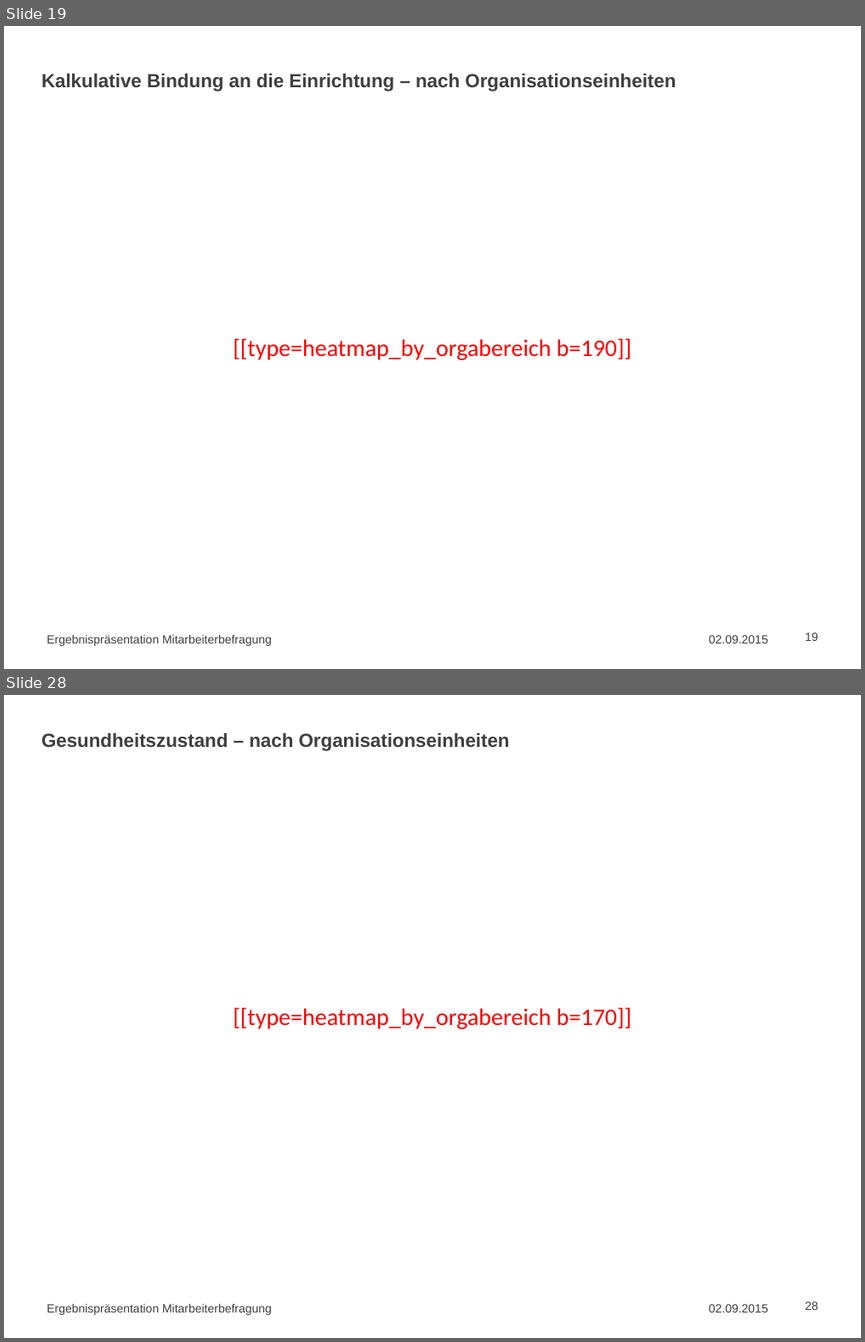
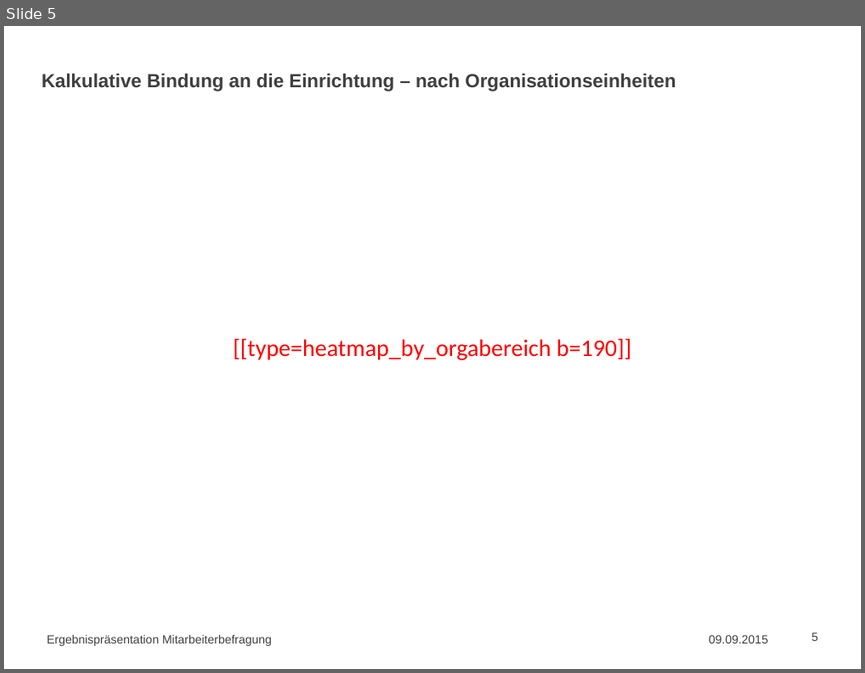
Before and after one commit to markheckmann/R2PPTaddons, a slide deck: dev/template.pptx. Shown one above the other, each under a label of ours: slides 19 and 28 before the commit, slide 5 after it; the slides between them are not shown. The pictures are 865x1342 and 865x673 pixels, drawn with LibreOffice and Linux fonts; fonts in the diff are those of the drawing. Boxes give left, top, right and bottom in pixels: in the first picture for what was removed or moved away, otherwise in the second. Text is boxed around its words. In the diff, an @@ line names an element or a change of style, - is before the commit and + after.

```diff
--- a/dev/template.pptx
+++ b/dev/template.pptx
@@ slide 28 removed at box(4, 695, 861, 1338), background #FFFFFF @@
@@ title removed at box(41, 732, 510, 751) @@
-Gesundheitszustand – nach Organisationseinheiten
@@ text removed at box(233, 1007, 631, 1029) @@
-[[type=heatmap_by_orgabereich b=170]]
@@ text removed at box(46, 1304, 272, 1315) @@
-Ergebnispräsentation Mitarbeiterbefragung
@@ text removed at box(709, 1304, 768, 1312) @@
-02.09.2015
@@ page number removed at box(805, 1301, 818, 1310) @@
-28
@@ what was slide 19 is now slide 5 @@
@@ slide 5 changed as well @@
@@ text at box(709, 635, 768, 643): text changed @@
-02.09.2015
+09.09.2015
@@ page number at box(812, 632, 818, 641): text changed @@
-19
+5
```
Also in this commit, not shown: 4 other slides changed, 84 other slides removed, 1 other file.
